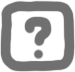
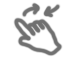
The second 75×72 image is a revision of the first. Changes to its layers:
added layer "Layer 5" above "Layer 3" over [left=21, top=2, right=61, bottom=19]
added layer "Layer 3" above "Layer 1" over [left=13, top=17, right=63, bottom=57]
hid "Layer 1 copy" over [left=0, top=0, right=75, bottom=72]
